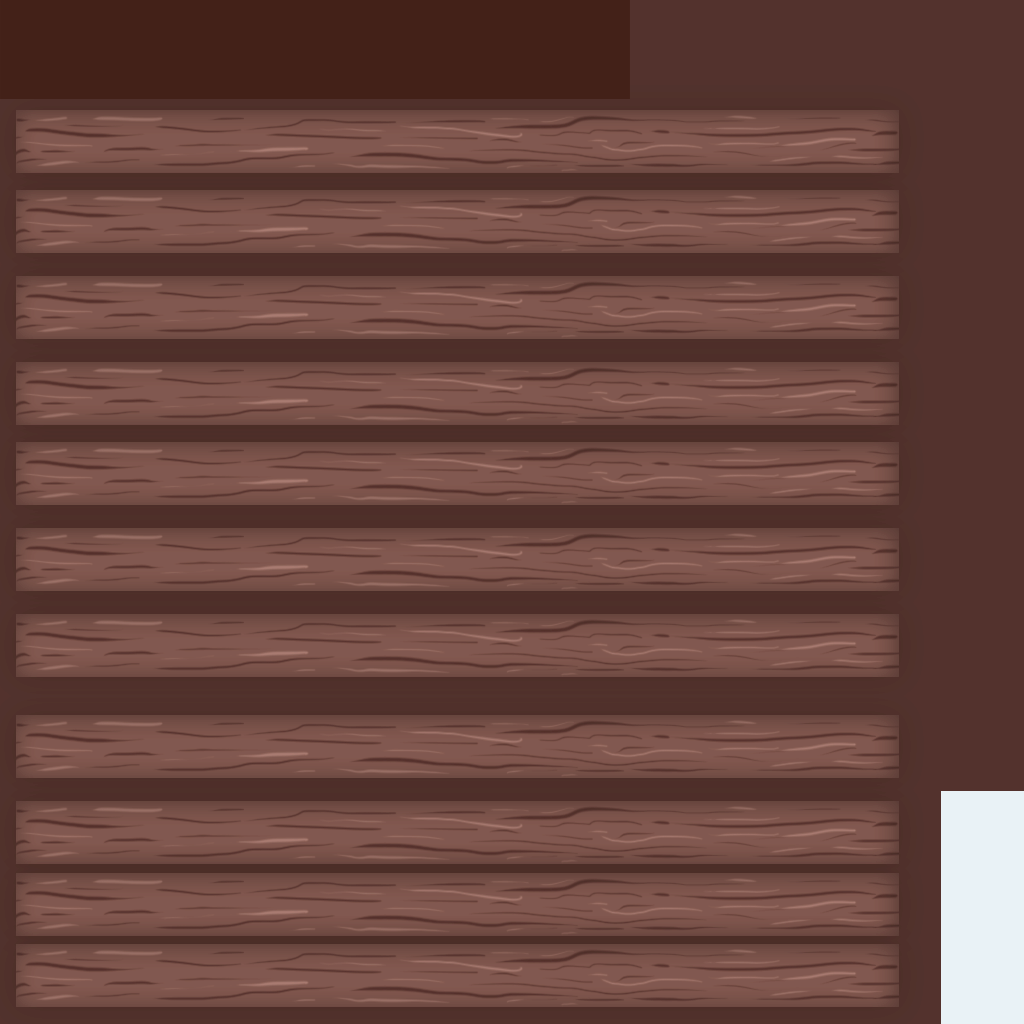
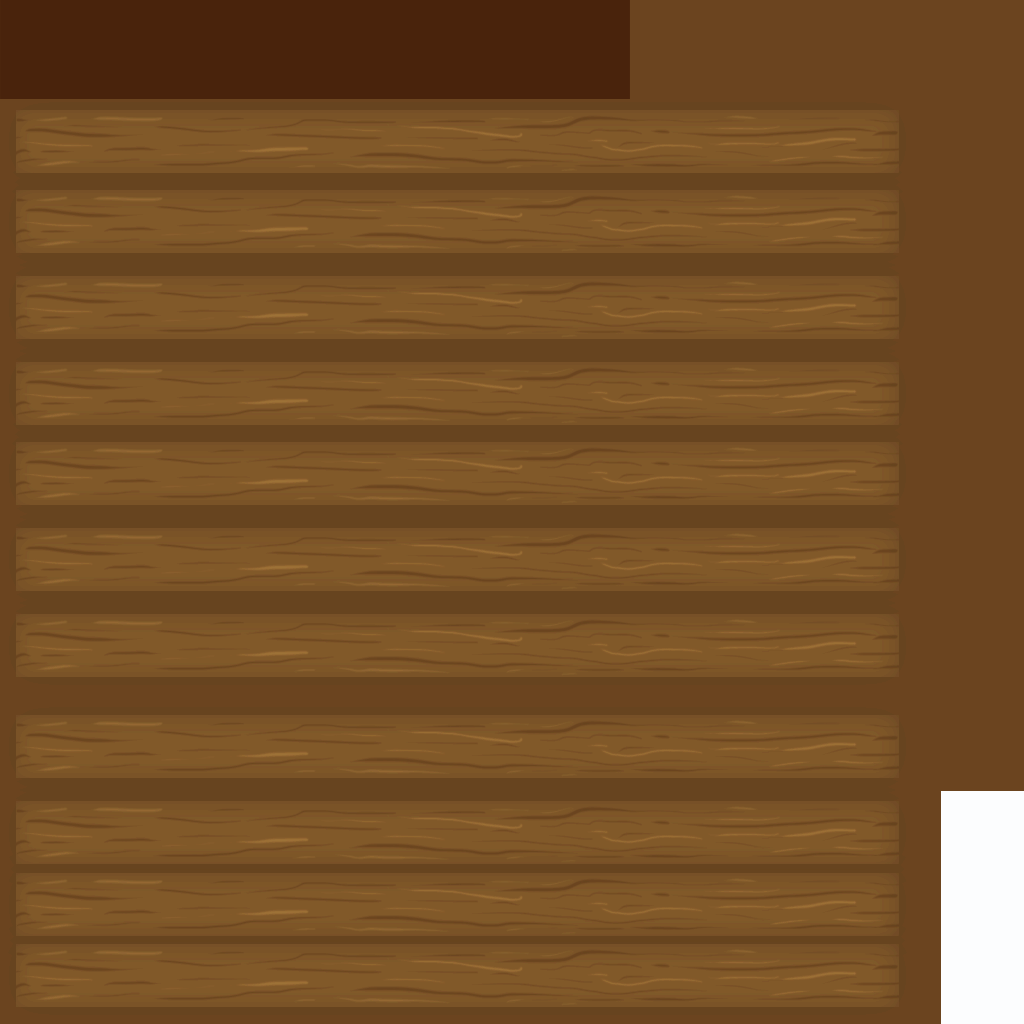
The second 1024×1024 image is a revision of the first. Changes to its layers:
painted on "Layer 4" over [0, 0, 630, 99]
"Group 1": opacity 51% → 16% over [16, 110, 899, 1007]
